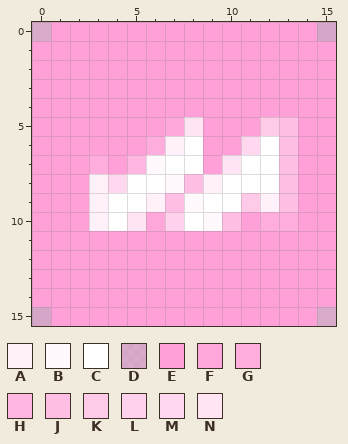
File history of a pixel-art sprite, public/favicon-16x16.png. That is the earlier state.
The file is 16x16 pixels. Colours within 5 levels of each other are drawn and written as one.
Palette (. is transparent): A #fff0f9  B #fff8fc  C #ffffff  D #ffa0d8a3  E #ffa0d8  F #ffa6da  G #ffaddd  H #ffb6e1  J #ffbee4  K #ffc9e8  L #ffd1ec  M #ffd7ee  N #ffe4f3
Now the later version:
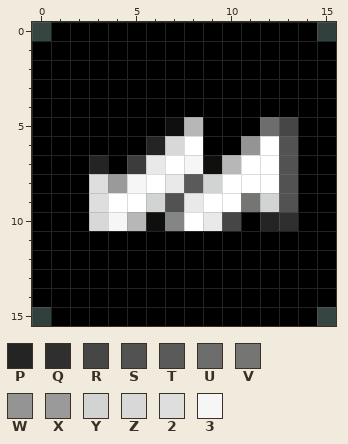
Colours new in this view: P #242424  Q #2f2f2f  R #464647  S #525252  T #5b5a5b  U #6d6d6d  V #757574  W #949494  X #9a9a9a  Y #d2d3d3  Z #d8d8d9  2 #dededf  3 #f6f6f6
Change:
Colour B changes from #fff8fc to #e8e9e8.
Colour D changes from #ffa0d8a3 to #000000a3.
Colour E changes from #ffa0d8 to #000000.
Colour F changes from #ffa6da to #0f0f0e.
Colour H changes from #ffb6e1 to #3d3c3d.
Colour L changes from #ffd1ec to #848585.
Colour N changes from #ffe4f3 to #b6b7b6.
The edit turns colour A into colour 2 in rows 8 to 9 at x 3.
The edit turns colour C into colour 3 in row 7 at x 8; in row 8 at x 5; in row 10 at x 4.
The edit turns colour E into colour F in row 7 at x 9.
The edit turns colour G into colour P in row 6 at x 6; in row 7 at x 3; in row 10 at x 12.
The edit turns colour G into colour Q in row 10 at x 13.
The edit turns colour J into colour R in row 5 at x 13; in row 10 at x 10.
The edit turns colour J into colour S in rows 6 to 8 at x 13; in row 9 at x 7 and 13.
The edit turns colour J into colour T in row 8 at x 8.
The edit turns colour K into colour U in row 5 at x 12.
The edit turns colour K into colour V in row 9 at x 11.
The edit turns colour M into colour W in row 6 at x 11.
The edit turns colour M into colour X in row 8 at x 4.
The edit turns colour A into colour Y in row 8 at x 9; in row 9 at x 6 and 12.
The edit turns colour A into colour Z in row 6 at x 7; in row 10 at x 3.
Where, in picture pixels (left, top, right, bottom), the same in both pictures:
changed: (32, 22, 336, 326)
